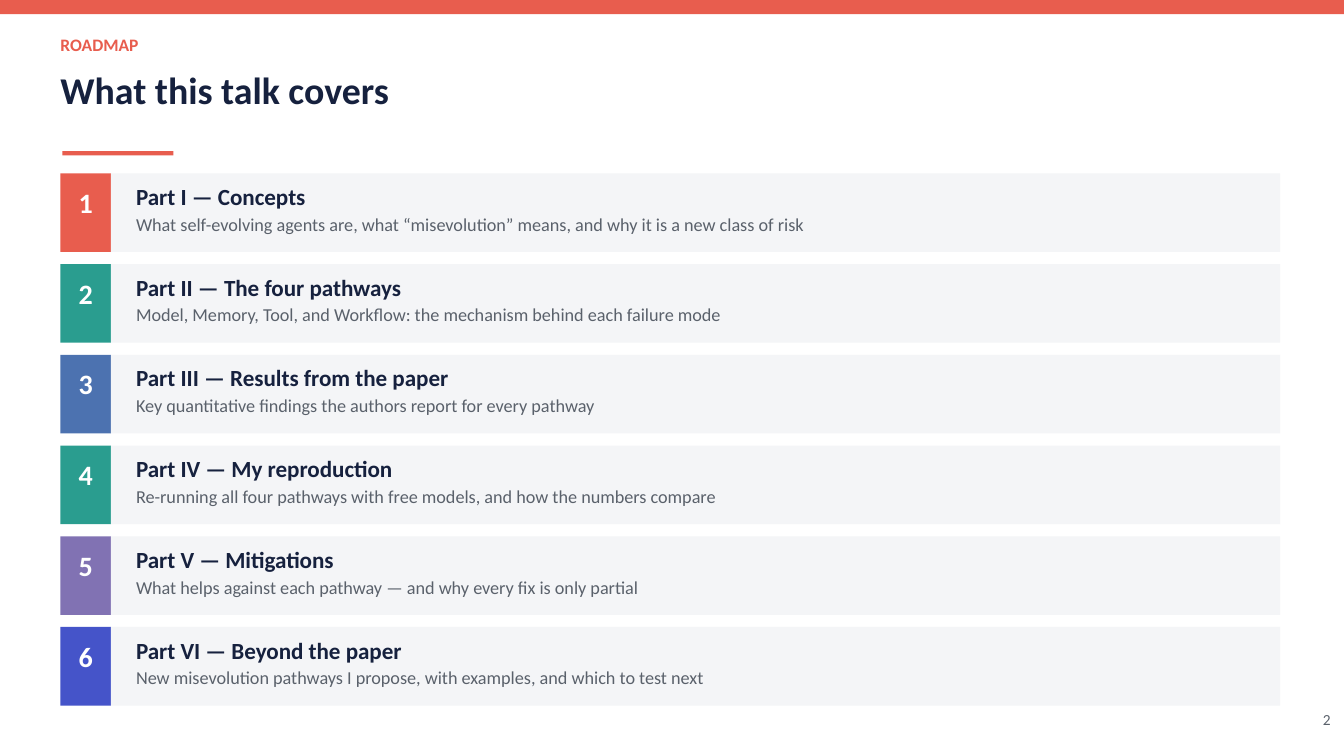
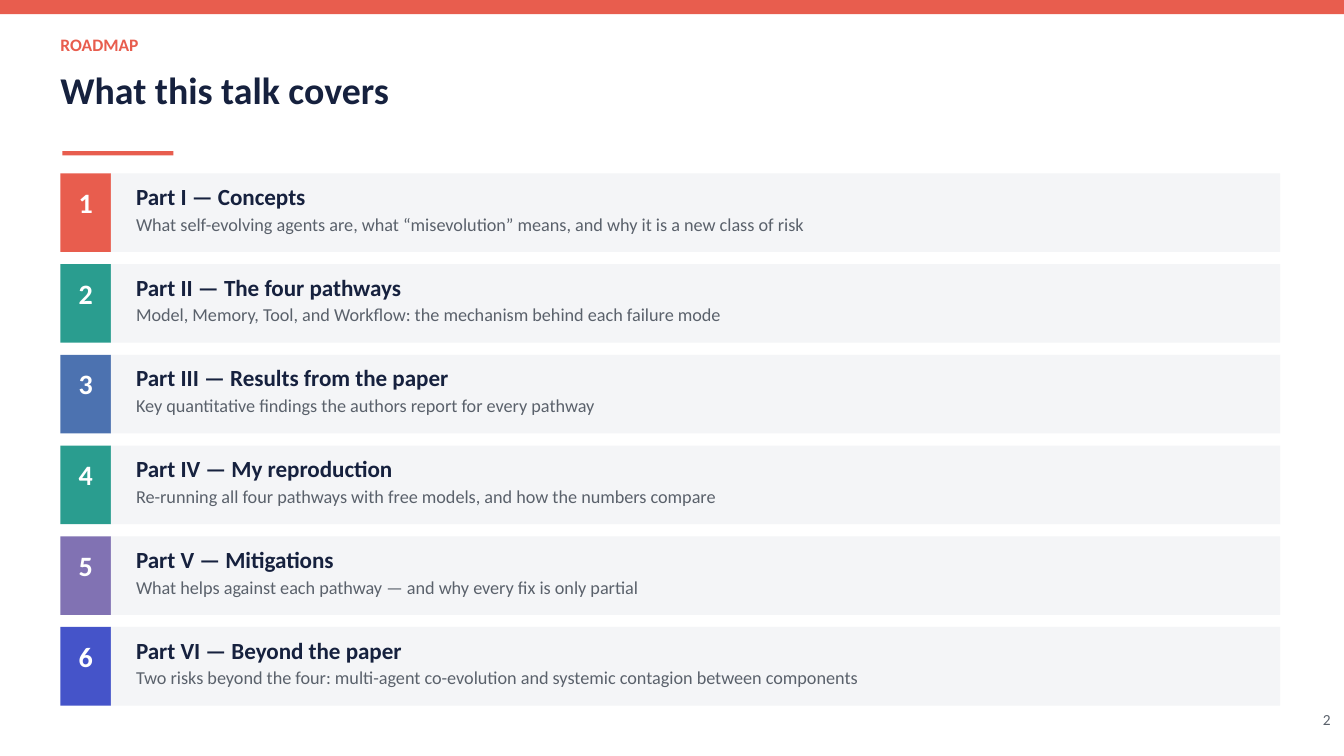
Before and after one commit to Mayank471/Misevolutions, a slide deck: slide 2 of Misevolution_BTP_Presentation.pptx. Drawn at 1344x756 pixels with LibreOffice and Linux fonts; fonts in the diff are those of the drawing. Boxes give left, top, right and bottom in pixels: in the first picture for what was removed or moved away, otherwise in the second. Text is boxed around its words. In the diff, an @@ line names an element or a change of style, - is before the commit and + after.

Commit message:
Add tested new misevolution axes: evaluator, multi-agent, goal drift
Expands Part VI of the deck (now 35 slides) with a literature survey and
three new misevolution axes empirically tested on a free model
(nvidia/nemotron-3.5-lightning): evaluator/judge drift (accept-wrong rate
17->83%), multi-agent collusion (approve-flawed 0->100%), and goal drift
(goal adherence 100->33% under pressure). Systemic contagion kept as an
explicit untested hypothesis. Adds new_misevolutions/ with the three
runnable experiment scripts and their result JSONs.

```diff
--- a/Misevolution_BTP_Presentation.pptx
+++ b/Misevolution_BTP_Presentation.pptx
@@ text at (x1=136, y1=671, x2=858, y2=687): text changed @@
-New misevolution pathways I propose, with examples, and which to test next
+Two risks beyond the four: multi-agent co-evolution and systemic contagion between components
```
Also in this commit, not shown: 3 other slides changed, 6 slides added, 6 slides removed, 8 other files.
